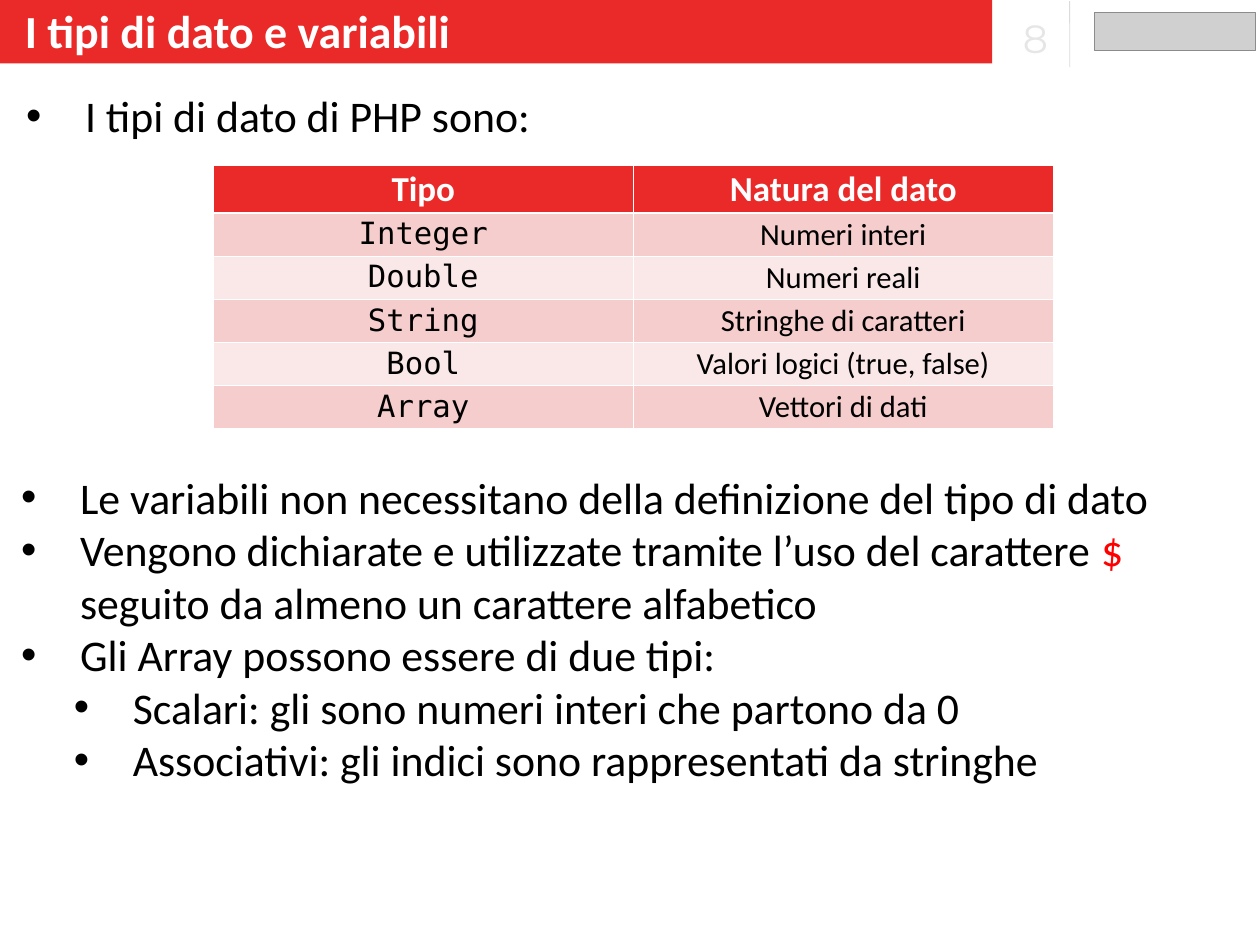
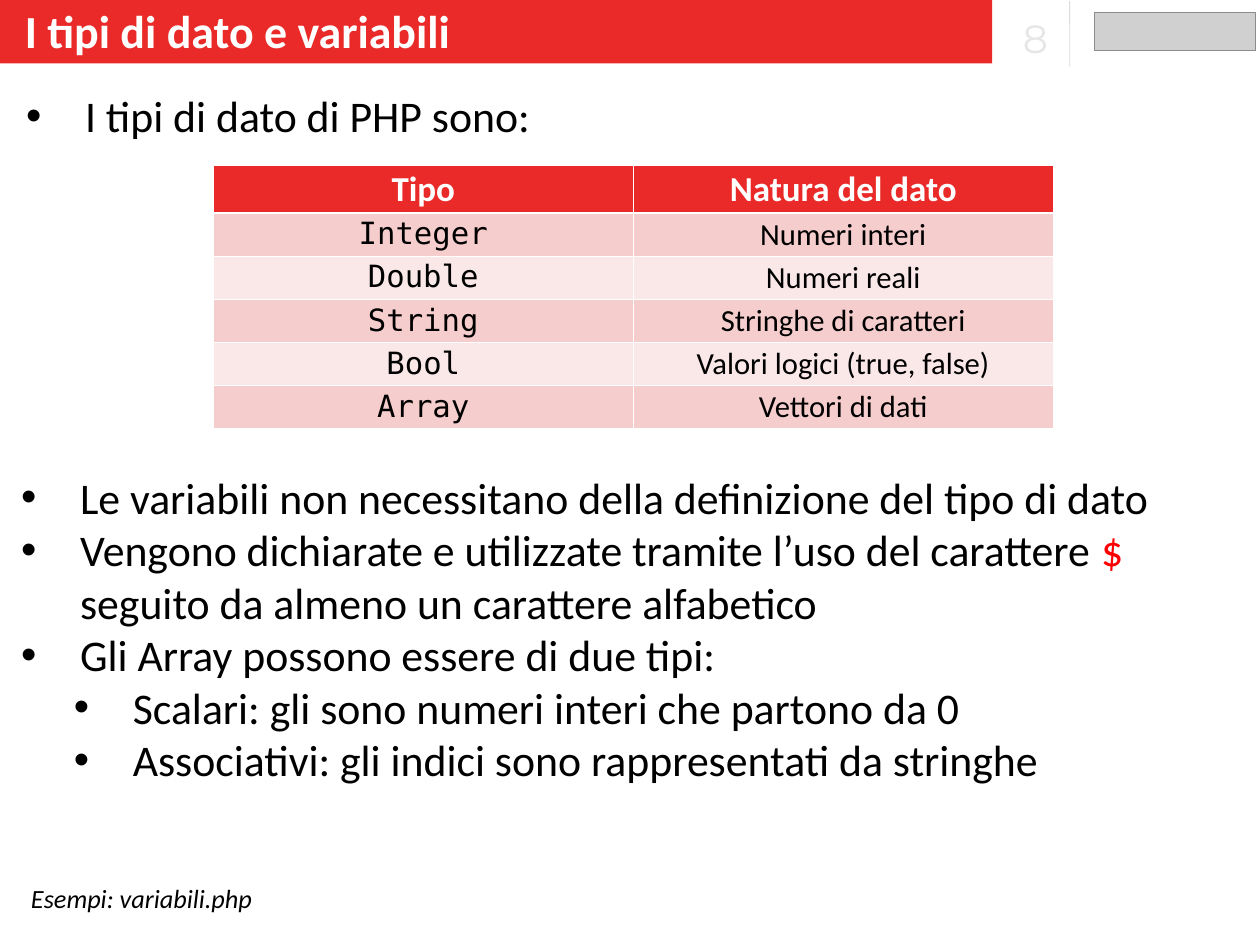
Before and after one commit to banzaiberry/leonardo, a slide deck: slide 8 of Lezioni_5_6_7/Lezione_5/Slide_5.pptx. Drawn at 1260x945 pixels with LibreOffice and Linux fonts; fonts in the diff are those of the drawing; grey boxes stand for pictures. Boxes give left, top, right and bottom in pixels: in the first picture for what was removed or moved away, otherwise in the second. Text is boxed around its words. In the diff, an @@ line names an element or a change of style, - is before the commit and + after.

```diff
--- a/Lezioni_5_6_7/Lezione_5/Slide_5.pptx
+++ b/Lezioni_5_6_7/Lezione_5/Slide_5.pptx
@@ text added at [31,889,252,913], 30 pt, text #000000, italic @@
+Esempi: variabili.php
```
Also in this commit, not shown: 5 other slides changed, 1 slide added, 1 other file.
